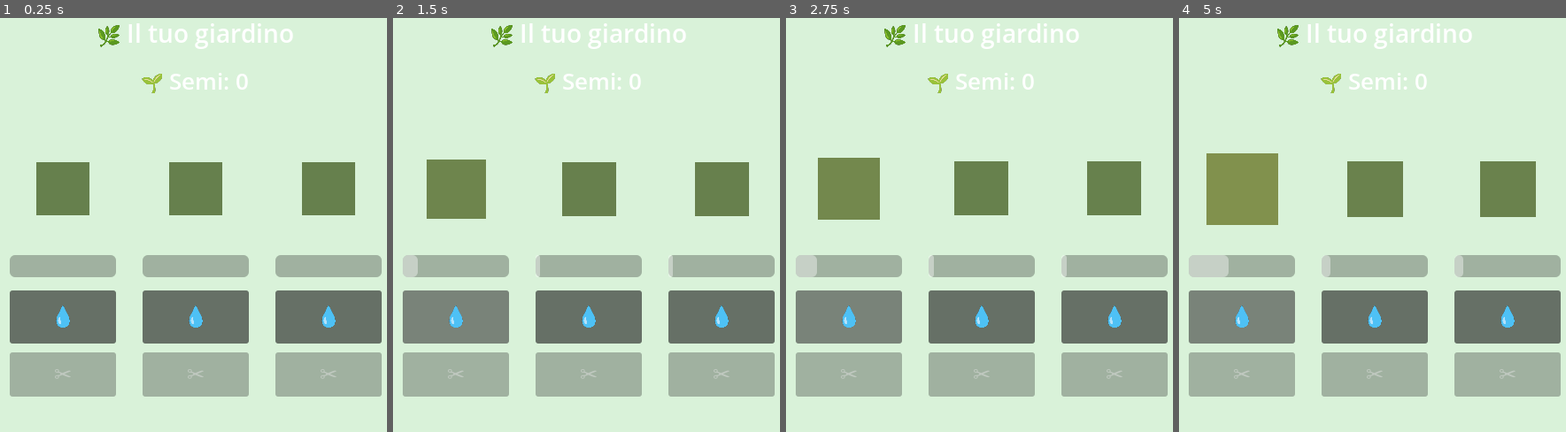
Above: before the commit, frames 1-4 (left to right).
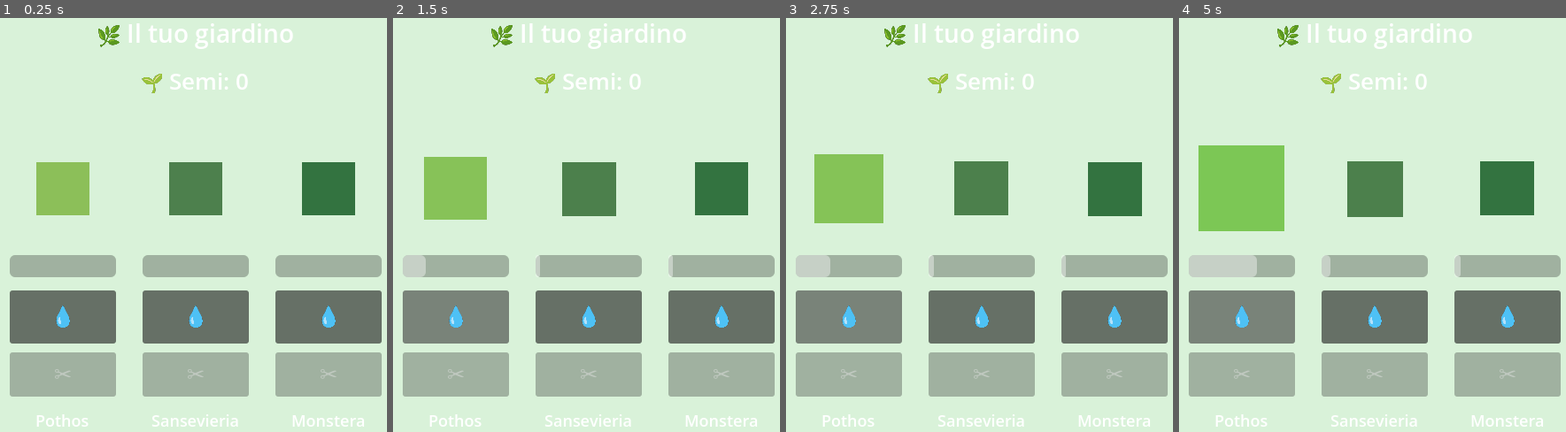
Above: after the commit, the same moments.

Repository: paguroaffitti-wq/PlantIdle
Game: Godot game, scene res://main.tscn
Two runs of this game, one before a commit and one after it. Both use one fixed random seed, a clock stepped at 60 frames per second and the inputs below.
Inputs:
- Up to frame 1 (0.25 s): no input
- Up to frame 2 (1.5 s): click "💧" at 0.5 s; click "💧" at 1.25 s
- Up to frame 3 (2.75 s): click "💧" at 2 s
- Up to frame 4 (5 s): tap Enter at 2.75, 4.25 s; tap Space at 3.5 s

The runs differ from the first frame. In frame 1, 5.7% of the frame differs, in the area x 9-95%, y 34-99%; in frame 2, 6.7%; in frame 3, 7.3%; in frame 4, 9.4%, in the area x 5-95%, y 30-99%.

Commit message:
feat: aggiunti nomi e feature piante

Diff:
--- /dev/null
+++ b/game/data/piante/monstera.tres
@@ -0,0 +1,15 @@
+[gd_resource type="Resource" script_class="DatiPianta" load_steps=2 format=3 uid="uid://b1monste1d1e001"]
+
+[ext_resource type="Script" path="res://scripts/dati_pianta.gd" id="1_dati"]
+
+[resource]
+script = ExtResource("1_dati")
+id_pianta = "monstera"
+nome_visualizzato = "Monstera"
+descrizione = "Maestosa e paziente. Ricompensa chi sa aspettare."
+acqua_per_crescita = 180.0
+acqua_per_tap = 5.0
+acqua_passiva_al_secondo = 0.8
+semi_per_raccolto = 25
+colore_base = Color(0.20, 0.45, 0.25, 1)
+colore_maturo = Color(0.10, 0.55, 0.20, 1)
--- /dev/null
+++ b/game/data/piante/pothos.tres
@@ -0,0 +1,15 @@
+[gd_resource type="Resource" script_class="DatiPianta" load_steps=2 format=3 uid="uid://b1pothos1d1e001"]
+
+[ext_resource type="Script" path="res://scripts/dati_pianta.gd" id="1_dati"]
+
+[resource]
+script = ExtResource("1_dati")
+id_pianta = "pothos"
+nome_visualizzato = "Pothos"
+descrizione = "Cresce rapida e regala spesso. La pianta perfetta per chi inizia."
+acqua_per_crescita = 60.0
+acqua_per_tap = 5.0
+acqua_passiva_al_secondo = 1.5
+semi_per_raccolto = 8
+colore_base = Color(0.55, 0.75, 0.35, 1)
+colore_maturo = Color(0.35, 0.85, 0.30, 1)
--- /dev/null
+++ b/game/data/piante/sansevieria.tres
@@ -0,0 +1,15 @@
+[gd_resource type="Resource" script_class="DatiPianta" load_steps=2 format=3 uid="uid://b1sansev1d1e001"]
+
+[ext_resource type="Script" path="res://scripts/dati_pianta.gd" id="1_dati"]
+
+[resource]
+script = ExtResource("1_dati")
+id_pianta = "sansevieria"
+nome_visualizzato = "Sansevieria"
+descrizione = "Robusta e tollerante. Una scelta affidabile per ogni giardino."
+acqua_per_crescita = 100.0
+acqua_per_tap = 5.0
+acqua_passiva_al_secondo = 1.0
+semi_per_raccolto = 12
+colore_base = Color(0.30, 0.50, 0.30, 1)
+colore_maturo = Color(0.20, 0.60, 0.25, 1)
--- a/game/pianta.tscn
+++ /dev/null
@@ -1,44 +0,0 @@
-[gd_scene load_steps=2 format=3 uid="uid://c2pl4nt1d1e001"]
-
-[ext_resource type="Script" path="res://scripts/pianta.gd" id="1_pianta"]
-
-[node name="Pianta" type="Control"]
-custom_minimum_size = Vector2(140, 320)
-layout_mode = 3
-anchors_preset = 0
-offset_right = 140.0
-offset_bottom = 320.0
-script = ExtResource("1_pianta")
-
-[node name="Sprite" type="ColorRect" parent="."]
-offset_left = 20.0
-offset_top = 20.0
-offset_right = 120.0
-offset_bottom = 120.0
-color = Color(0.4, 0.6, 0.3, 1)
-pivot_offset = Vector2(50, 50)
-
-[node name="Barra" type="ProgressBar" parent="."]
-offset_left = 10.0
-offset_top = 145.0
-offset_right = 130.0
-offset_bottom = 170.0
-max_value = 100.0
-show_percentage = false
-
-[node name="PulsanteAnnaffia" type="Button" parent="."]
-offset_left = 10.0
-offset_top = 185.0
-offset_right = 130.0
-offset_bottom = 245.0
-text = "💧"
-theme_override_font_sizes/font_size = 28
-
-[node name="PulsanteRaccogli" type="Button" parent="."]
-offset_left = 10.0
-offset_top = 255.0
-offset_right = 130.0
-offset_bottom = 305.0
-disabled = true
-text = "✂️"
-theme_override_font_sizes/font_size = 24
--- a/game/scenes/pianta.tscn
+++ b/game/scenes/pianta.tscn
@@ -3,11 +3,11 @@
 [ext_resource type="Script" path="res://scripts/pianta.gd" id="1_pianta"]
 
 [node name="Pianta" type="Control"]
-custom_minimum_size = Vector2(140, 320)
+custom_minimum_size = Vector2(140, 360)
 layout_mode = 3
 anchors_preset = 0
 offset_right = 140.0
-offset_bottom = 320.0
+offset_bottom = 360.0
 script = ExtResource("1_pianta")
 
 [node name="Sprite" type="ColorRect" parent="."]
@@ -42,3 +42,13 @@
 disabled = true
 text = "✂️"
 theme_override_font_sizes/font_size = 24
+
+[node name="LabelNome" type="Label" parent="."]
+offset_left = 10.0
+offset_top = 315.0
+offset_right = 130.0
+offset_bottom = 350.0
+text = "Pianta"
+horizontal_alignment = 1
+vertical_alignment = 1
+theme_override_font_sizes/font_size = 18
--- /dev/null
+++ b/game/scripts/dati_pianta.gd
@@ -0,0 +1,43 @@
+extends Resource
+class_name DatiPianta
+
+# ============================================================
+# RISORSA: DATI DI UN TIPO DI PIANTA
+# ============================================================
+# Ogni file .tres in res://data/piante/ è un'istanza di questa
+# classe. Definisce le caratteristiche di un tipo (pothos,
+# monstera, ecc.) editabili nell'inspector di Godot.
+#
+# Per creare una nuova pianta:
+# 1. Click destro in FileSystem -> New Resource -> DatiPianta
+# 2. Salva come "nome_pianta.tres" in res://data/piante/
+# 3. Compila i campi nell'inspector
+# 4. Aggiungila al preload in main.gd
+# ============================================================
+
+# --- IDENTITÀ ---
+# id_pianta: stringa univoca usata nel salvataggio per ritrovare
+# il .tres corretto al caricamento. NON cambiarla dopo che la
+# pianta è in produzione (rompe i salvataggi degli utenti).
+@export var id_pianta: String = ""
+@export var nome_visualizzato: String = ""
+@export_multiline var descrizione: String = ""
+
+# --- BILANCIAMENTO ---
+@export_group("Bilanciamento")
+@export var acqua_per_crescita: float = 100.0
+@export var acqua_per_tap: float = 5.0
+@export var acqua_passiva_al_secondo: float = 1.0
+@export var semi_per_raccolto: int = 10
+
+# --- ESTETICA PLACEHOLDER (M1-M2) ---
+@export_group("Estetica placeholder")
+@export var colore_base: Color = Color(0.4, 0.6, 0.3)
+@export var colore_maturo: Color = Color(0.2, 0.7, 0.2)
+
+# --- ESTETICA FINALE (M3) ---
+# Path agli asset reali, vuoti finché non li avremo.
+@export_group("Asset finali")
+@export var sprite_seme: Texture2D
+@export var sprite_giovane: Texture2D
+@export var sprite_maturo: Texture2D
--- a/game/scripts/main.gd
+++ b/game/scripts/main.gd
@@ -1,31 +1,39 @@
 extends Node2D
 
 # ============================================================
-# MILESTONE 1 - Giardino multi-pianta
-# ============================================================
-# La scena principale ora gestisce N piante in una griglia.
-# Ogni pianta è un componente autonomo (vedi pianta.gd) e
-# comunica col giardino tramite segnali.
-#
-# Responsabilità del giardino:
-# - Istanziare le piante negli slot
-# - Ascoltare i loro segnali (raccolta -> +semi)
-# - Gestire i semi globali del giocatore
-# - Salvare/caricare lo stato dell'intero giardino
-# - Distribuire la crescita passiva (timer condiviso)
-# ============================================================
-
-const NUMERO_PIANTE: int = 3
-const TEMPO_CRESCITA_AUTO: float = 1.0  # tick ogni secondo
+# MILESTONE 1 STEP 2 - Giardino con tipi di pianta
+# ============================================================
+# Il giardino ora istanzia 3 piante di TIPI DIVERSI, caricando
+# i dati da file .tres in res://data/piante/.
+# Salvataggio: bump a versione 2, ora ogni pianta salva anche
+# il suo id_pianta per ricaricare il tipo corretto.
+# ============================================================
+
+const TEMPO_CRESCITA_AUTO: float = 1.0
 const FILE_SALVATAGGIO: String = "user://salvataggio.save"
-const VERSIONE_SALVATAGGIO: int = 1  # serve per migrazioni future
-
-# Carichiamo la scena Pianta come risorsa: la istanzieremo N volte.
+const VERSIONE_SALVATAGGIO: int = 2
+
 const PIANTA_SCENA: PackedScene = preload("res://scenes/pianta.tscn")
+
+# --- DATABASE PIANTE ---
+# Tutti i tipi caricati a startup. Per aggiungere una pianta:
+# 1. Crea il .tres in res://data/piante/
+# 2. Aggiungilo qui sotto
+# 3. (Se vuoi che appaia nel giardino di default, aggiungilo a PIANTE_INIZIALI)
+const TUTTI_I_DATI: Dictionary = {
+	"pothos": preload("res://data/piante/pothos.tres"),
+	"sansevieria": preload("res://data/piante/sansevieria.tres"),
+	"monstera": preload("res://data/piante/monstera.tres"),
+}
+
+# Quali piante mostrare al primo avvio (slot 0, slot 1, slot 2).
+# In M1 Step 3 (shop) questa lista non sarà più fissa: sarà il
+# giocatore a decidere cosa mettere in ogni slot.
+const PIANTE_INIZIALI: Array[String] = ["pothos", "sansevieria", "monstera"]
 
 # --- STATO GLOBALE ---
 var semi: int = 0
-var piante: Array[Pianta] = []  # tipato: array di nodi Pianta
+var piante: Array[Pianta] = []
 
 # --- RIFERIMENTI NODI ---
 @onready var contenitore_piante: HBoxContainer = $UI/ContenitorePiante
@@ -34,20 +42,14 @@
 
 
 func _ready() -> void:
-	# 1. Istanzia le piante negli slot
-	for i in NUMERO_PIANTE:
-		var p: Pianta = PIANTA_SCENA.instantiate()
-		contenitore_piante.add_child(p)
-		# Ascolta i segnali della pianta. Usa bind(i) se in futuro
-		# servirà sapere "quale" pianta ha emesso (per ora non serve).
-		p.raccolta_effettuata.connect(_su_raccolta_effettuata)
-		p.stato_cambiato.connect(_su_stato_cambiato)
-		piante.append(p)
-
-	# 2. Carica il salvataggio (popola semi e stato piante)
+	# 1. Istanzia le piante secondo PIANTE_INIZIALI
+	for id_pianta in PIANTE_INIZIALI:
+		istanzia_pianta(id_pianta)
+
+	# 2. Carica salvataggio (sovrascrive stato e, se necessario, i tipi)
 	carica_dati()
 
-	# 3. Avvia il tick di crescita passiva
+	# 3. Avvia tick di crescita passiva
 	timer_crescita.wait_time = TEMPO_CRESCITA_AUTO
 	timer_crescita.timeout.connect(_su_timer_crescita)
 	timer_crescita.start()
@@ -55,15 +57,30 @@
 	aggiorna_ui()
 
 
-# ============================================================
-# GESTIONE EVENTI DALLE PIANTE
+# Crea una pianta del tipo richiesto e la aggiunge al contenitore.
+# IMPORTANTE: chiama imposta_dati() PRIMA di add_child, così quando
+# parte _ready() della pianta i dati sono già disponibili.
+func istanzia_pianta(id_pianta: String) -> Pianta:
+	if not TUTTI_I_DATI.has(id_pianta):
+		push_error("Tipo di pianta sconosciuto: %s" % id_pianta)
+		return null
+
+	var p: Pianta = PIANTA_SCENA.instantiate()
+	p.imposta_dati(TUTTI_I_DATI[id_pianta])
+	contenitore_piante.add_child(p)
+	p.raccolta_effettuata.connect(_su_raccolta_effettuata)
+	p.stato_cambiato.connect(_su_stato_cambiato)
+	piante.append(p)
+	return p
+
+
+# ============================================================
+# EVENTI DALLE PIANTE
 # ============================================================
 
 func _su_raccolta_effettuata(quantita: int) -> void:
 	semi += quantita
 	aggiorna_ui()
-	# Il segnale stato_cambiato della pianta arriverà subito dopo
-	# e farà partire il salvataggio. Niente doppio salvataggio qui.
 
 
 func _su_stato_cambiato() -> void:
@@ -71,14 +88,12 @@
 
 
 # ============================================================
-# CRESCITA PASSIVA (cuore della meccanica idle)
+# CRESCITA PASSIVA
 # ============================================================
 
 func _su_timer_crescita() -> void:
 	for p in piante:
 		p.applica_crescita_passiva(TEMPO_CRESCITA_AUTO)
-	# Salviamo ogni secondo per non perdere progressi.
-	# In M2 potremmo ridurre frequenza (ogni 5-10s) se troppo intenso.
 	salva_dati()
 
 
@@ -91,16 +106,19 @@
 
 
 # ============================================================
-# SALVATAGGIO
-# ============================================================
-# Nuovo formato (M1):
+# SALVATAGGIO v2
+# ============================================================
+# Formato:
 # {
-#   "versione": 1,
+#   "versione": 2,
 #   "semi": int,
 #   "timestamp": float,
-#   "piante": [ {acqua_attuale, matura}, ... ]
+#   "piante": [
+#     {"id_pianta": "pothos", "acqua_attuale": 30.0, "matura": false},
+#     ...
+#   ]
 # }
-# Il vecchio formato M0 viene ignorato (decisione: partiamo puliti)
+# I save M1.1 (versione 1) vengono scartati: avevano piante senza tipo.
 # ============================================================
 
 func salva_dati() -> void:
@@ -138,22 +156,40 @@
 	if typeof(dati) != TYPE_DICTIONARY:
 		return
 
-	# Controllo versione: se manca "versione" è un vecchio save M0,
-	# lo scartiamo (decisione: partiamo puliti).
-	if not dati.has("versione"):
+	# Solo save v2 sono compatibili (decisione: partiamo puliti)
+	if int(dati.get("versione", 0)) != VERSIONE_SALVATAGGIO:
 		return
 
 	semi = int(dati.get("semi", 0))
 
-	# Ricarica stato piante. Se il numero salvato non combacia con
-	# NUMERO_PIANTE attuale (es. domani aumenti gli slot), le piante
-	# extra restano vuote.
 	var stati_salvati: Array = dati.get("piante", [])
-	for i in piante.size():
-		if i < stati_salvati.size():
-			piante[i].carica_stato(stati_salvati[i])
-
-	# Crescita offline: applica il tempo trascorso a TUTTE le piante.
+
+	# Per ogni slot, ricarico lo stato.
+	# Caso speciale: se l'id_pianta salvato è diverso da quello
+	# istanziato (perché in futuro il giocatore avrà cambiato pianta
+	# in quello slot), distruggo la pianta attuale e ne creo una del
+	# tipo salvato. Per Step 2 in pratica non capita mai (PIANTE_INIZIALI
+	# è fissa), ma il codice è pronto per Step 3.
+	for i in stati_salvati.size():
+		var stato: Dictionary = stati_salvati[i]
+		var id_salvato: String = stato.get("id_pianta", "")
+
+		if id_salvato == "" or not TUTTI_I_DATI.has(id_salvato):
+			continue  # save corrotto, salta
+
+		if i < piante.size():
+			# Slot esistente: stesso tipo? aggiorna stato. Tipo diverso? sostituisci.
+			if piante[i].dati.id_pianta == id_salvato:
+				piante[i].carica_stato(stato)
+			else:
+				sostituisci_pianta(i, id_salvato, stato)
+		else:
+			# Nel save c'era una pianta in più che non abbiamo istanziato di default
+			var nuova: Pianta = istanzia_pianta(id_salvato)
+			if nuova != null:
+				nuova.carica_stato(stato)
+
+	# Crescita offline
 	var timestamp_salvato: float = dati.get("timestamp", Time.get_unix_time_from_system())
 	var secondi_offline: float = Time.get_unix_time_from_system() - timestamp_salvato
 	if secondi_offline > 0:
@@ -161,6 +197,23 @@
 			p.applica_crescita_passiva(secondi_offline)
 
 
+# Sostituisce la pianta nello slot indicato con una di tipo diverso.
+# Utile quando il save contiene un tipo diverso da quello di default.
+func sostituisci_pianta(indice: int, id_nuovo: String, stato: Dictionary) -> void:
+	var vecchia: Pianta = piante[indice]
+	vecchia.queue_free()
+
+	var nuova: Pianta = PIANTA_SCENA.instantiate()
+	nuova.imposta_dati(TUTTI_I_DATI[id_nuovo])
+	# Inseriamo nello stesso punto del contenitore
+	contenitore_piante.add_child(nuova)
+	contenitore_piante.move_child(nuova, indice)
+	nuova.raccolta_effettuata.connect(_su_raccolta_effettuata)
+	nuova.stato_cambiato.connect(_su_stato_cambiato)
+	piante[indice] = nuova
+	nuova.carica_stato(stato)
+
+
 # Salva anche quando l'app perde focus o viene chiusa
 func _notification(what: int) -> void:
 	if what == NOTIFICATION_APPLICATION_PAUSED or what == NOTIFICATION_WM_CLOSE_REQUEST:
--- a/game/scripts/pianta.gd
+++ b/game/scripts/pianta.gd
@@ -2,78 +2,78 @@
 class_name Pianta
 
 # ============================================================
-# MILESTONE 1 - Componente Pianta riutilizzabile
+# MILESTONE 1 STEP 2 - Pianta data-driven
 # ============================================================
-# Una pianta autonoma con la sua acqua, il suo stadio di
-# crescita e i suoi pulsanti. Non sa nulla del giardino:
-# comunica con l'esterno tramite SEGNALI.
-# Il giardino ascolta i segnali e gestisce semi/salvataggio.
+# La pianta non ha più costanti hardcoded: legge tutto dalla
+# risorsa `dati` (DatiPianta) che il giardino le passa prima
+# di aggiungerla all'albero.
 # ============================================================
 
-# --- COSTANTI DI BILANCIAMENTO ---
-# NOTA: in M1 step 2 queste diventeranno parametri per tipo
-# di pianta (pothos lento, pachira veloce, ecc.) caricati da
-# dati_piante.gd. Per ora restano costanti uguali per tutti.
-const ACQUA_PER_CRESCITA: float = 100.0
-const ACQUA_PER_TAP: float = 5.0
-const SEMI_PER_RACCOLTO: int = 10
-const ACQUA_PASSIVA: float = 1.0  # acqua/secondo crescita passiva
+# --- SEGNALI VERSO IL GIARDINO ---
+signal raccolta_effettuata(quantita_semi: int)
+signal stato_cambiato
 
-# --- SEGNALI VERSO IL GIARDINO ---
-# Il giardino si iscrive a questi segnali per sapere cosa succede.
-signal raccolta_effettuata(quantita_semi: int)
-signal stato_cambiato  # generico: triggera un salvataggio
+# --- DATI DEL TIPO (assegnati dal giardino prima di _ready) ---
+var dati: DatiPianta
 
 # --- STATO ---
 var acqua_attuale: float = 0.0
 var matura: bool = false
 
 # --- RIFERIMENTI NODI ---
-# I path sono relativi alla scena pianta.tscn
 @onready var sprite: ColorRect = $Sprite
 @onready var barra: ProgressBar = $Barra
 @onready var pulsante_annaffia: Button = $PulsanteAnnaffia
 @onready var pulsante_raccogli: Button = $PulsanteRaccogli
-
-
-func _ready() -> void:
-	pulsante_annaffia.pressed.connect(_su_annaffia_premuto)
-	pulsante_raccogli.pressed.connect(_su_raccogli_premuto)
-	barra.max_value = ACQUA_PER_CRESCITA
-	aggiorna_visuale()
+@onready var label_nome: Label = $LabelNome
 
 
 # ============================================================
 # API PUBBLICA (chiamata dal giardino)
 # ============================================================
 
-# Carica lo stato della pianta (es. dopo caricamento salvataggio)
-func carica_stato(dati: Dictionary) -> void:
-	acqua_attuale = dati.get("acqua_attuale", 0.0)
-	matura = dati.get("matura", false)
-	# Se ha più acqua della soglia, è matura (sicurezza)
-	if acqua_attuale >= ACQUA_PER_CRESCITA:
-		acqua_attuale = ACQUA_PER_CRESCITA
+# Il giardino DEVE chiamare questa prima di add_child().
+# In questo modo, quando arriva _ready(), dati è già disponibile.
+func imposta_dati(d: DatiPianta) -> void:
+	dati = d
+
+
+func _ready() -> void:
+	# Sanity check: se dati non è stato passato, ci accorgiamo subito
+	if dati == null:
+		push_error("Pianta istanziata senza chiamare imposta_dati()!")
+		return
+
+	pulsante_annaffia.pressed.connect(_su_annaffia_premuto)
+	pulsante_raccogli.pressed.connect(_su_raccogli_premuto)
+	barra.max_value = dati.acqua_per_crescita
+	label_nome.text = dati.nome_visualizzato
+	aggiorna_visuale()
+
+
+func carica_stato(stato: Dictionary) -> void:
+	acqua_attuale = stato.get("acqua_attuale", 0.0)
+	matura = stato.get("matura", false)
+	if dati != null and acqua_attuale >= dati.acqua_per_crescita:
+		acqua_attuale = dati.acqua_per_crescita
 		matura = true
 	if is_node_ready():
 		aggiorna_visuale()
 
 
-# Restituisce lo stato della pianta per il salvataggio
 func ottieni_stato() -> Dictionary:
 	return {
+		"id_pianta": dati.id_pianta,
 		"acqua_attuale": acqua_attuale,
 		"matura": matura,
 	}
 
 
-# Applica crescita passiva (chiamata dal giardino ogni secondo
-# e anche al caricamento per recuperare il tempo offline)
 func applica_crescita_passiva(secondi: float) -> void:
-	if matura:
+	if matura or dati == null:
 		return
-	var acqua_da_aggiungere: float = secondi * ACQUA_PASSIVA
-	aggiungi_acqua(acqua_da_aggiungere, false)  # niente segnale qui, lo emette il giardino
+	var acqua_da_aggiungere: float = secondi * dati.acqua_passiva_al_secondo
+	aggiungi_acqua(acqua_da_aggiungere, false)
 
 
 # ============================================================
@@ -83,17 +83,16 @@
 func _su_annaffia_premuto() -> void:
 	if matura:
 		return
-	aggiungi_acqua(ACQUA_PER_TAP, true)
+	aggiungi_acqua(dati.acqua_per_tap, true)
 
 
 func _su_raccogli_premuto() -> void:
 	if not matura:
 		return
-	# Resetta la pianta e notifica il giardino
 	matura = false
 	acqua_attuale = 0.0
 	aggiorna_visuale()
-	raccolta_effettuata.emit(SEMI_PER_RACCOLTO)
+	raccolta_effettuata.emit(dati.semi_per_raccolto)
 	stato_cambiato.emit()
 
 
@@ -101,8 +100,8 @@
 	if matura:
 		return
 	acqua_attuale += quantita
-	if acqua_attuale >= ACQUA_PER_CRESCITA:
-		acqua_attuale = ACQUA_PER_CRESCITA
+	if acqua_attuale >= dati.acqua_per_crescita:
+		acqua_attuale = dati.acqua_per_crescita
 		matura = true
 	aggiorna_visuale()
 	if emetti_segnale:
@@ -110,15 +109,21 @@
 
 
 func aggiorna_visuale() -> void:
+	if dati == null:
+		return
+
 	barra.value = acqua_attuale
+
 	if matura:
 		pulsante_raccogli.disabled = false
 		pulsante_annaffia.disabled = true
-		sprite.color = Color(0.2, 0.7, 0.2)
+		sprite.color = dati.colore_maturo
 		sprite.scale = Vector2(1.3, 1.3)
 	else:
 		pulsante_raccogli.disabled = true
 		pulsante_annaffia.disabled = false
-		var progresso: float = acqua_attuale / ACQUA_PER_CRESCITA
-		sprite.color = Color(0.4 + progresso * 0.3, 0.5 + progresso * 0.2, 0.3)
+		var progresso: float = acqua_attuale / dati.acqua_per_crescita
+		# Interpolazione: la pianta sfuma dal colore_base verso una versione
+		# più chiara man mano che cresce
+		sprite.color = dati.colore_base.lerp(dati.colore_maturo, progresso * 0.5)
 		sprite.scale = Vector2(0.6 + progresso * 0.6, 0.6 + progresso * 0.6)
Not shown, added: game/scripts/dati_pianta.gd.uid
